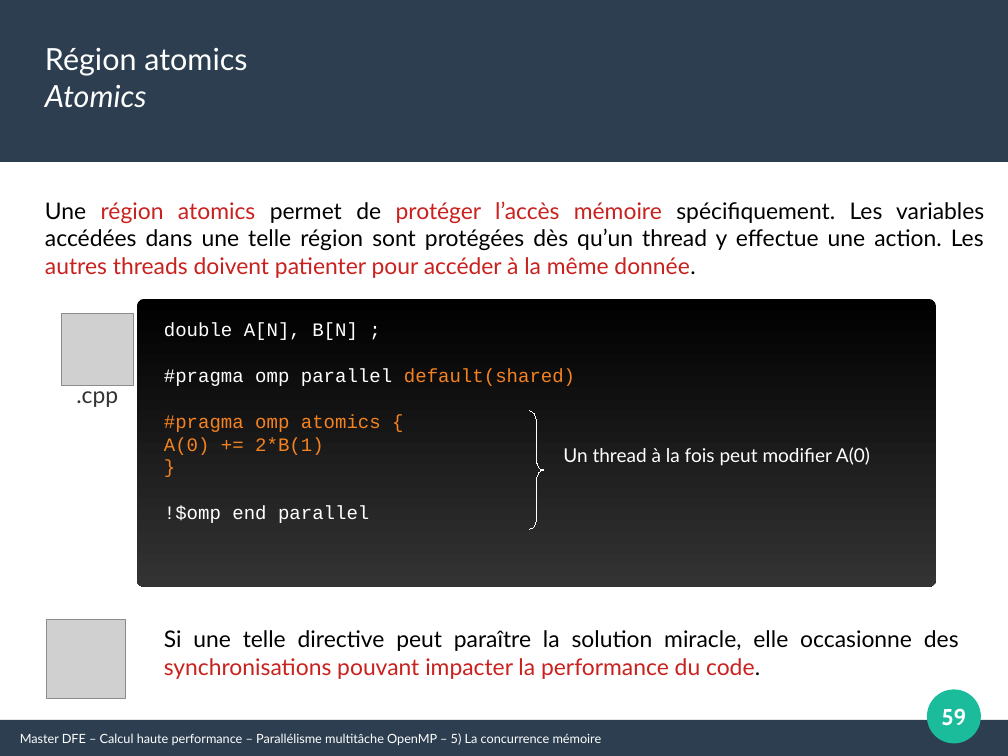
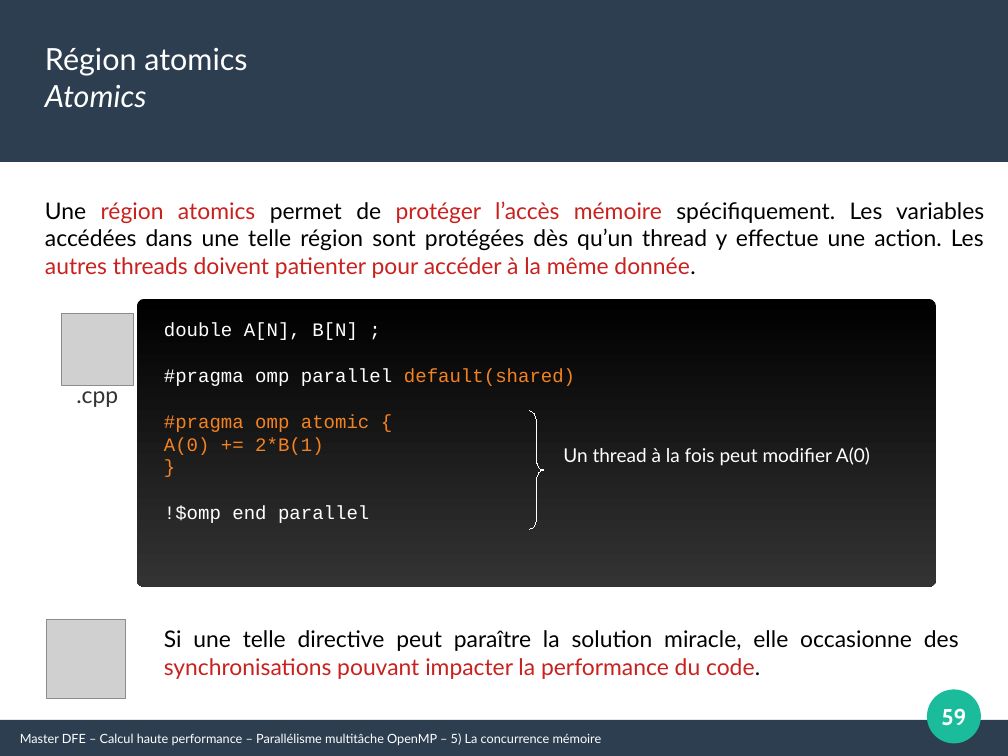
Before and after one commit to Maison-de-la-Simulation/HPC-DFE-Paris-Saclay, a slide deck: slide 59 of support/OpenMP.odp. Drawn at 1008x756 pixels with LibreOffice and Linux fonts; fonts in the diff are those of the drawing; grey boxes stand for pictures. Boxes give left, top, right and bottom in pixels: in the first picture for what was removed or moved away, otherwise in the second. Text is boxed around its words. In the diff, an @@ line names an element or a change of style, - is before the commit and + after.

```diff
--- a/support/OpenMP.odp
+++ b/support/OpenMP.odp
@@ text at (x1=164, y1=414, x2=370, y2=432): text changed @@
-#pragma omp atomics {
+#pragma omp atomic {
```
Also in this commit, not shown: 7 other slides changed, 5 slides added, 2 other files.
